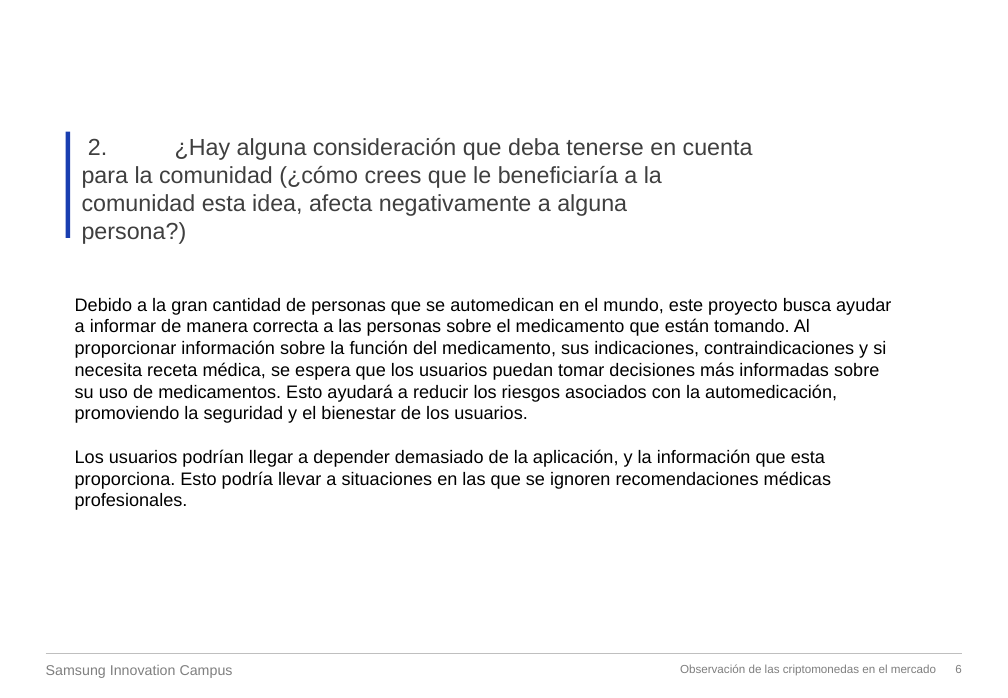
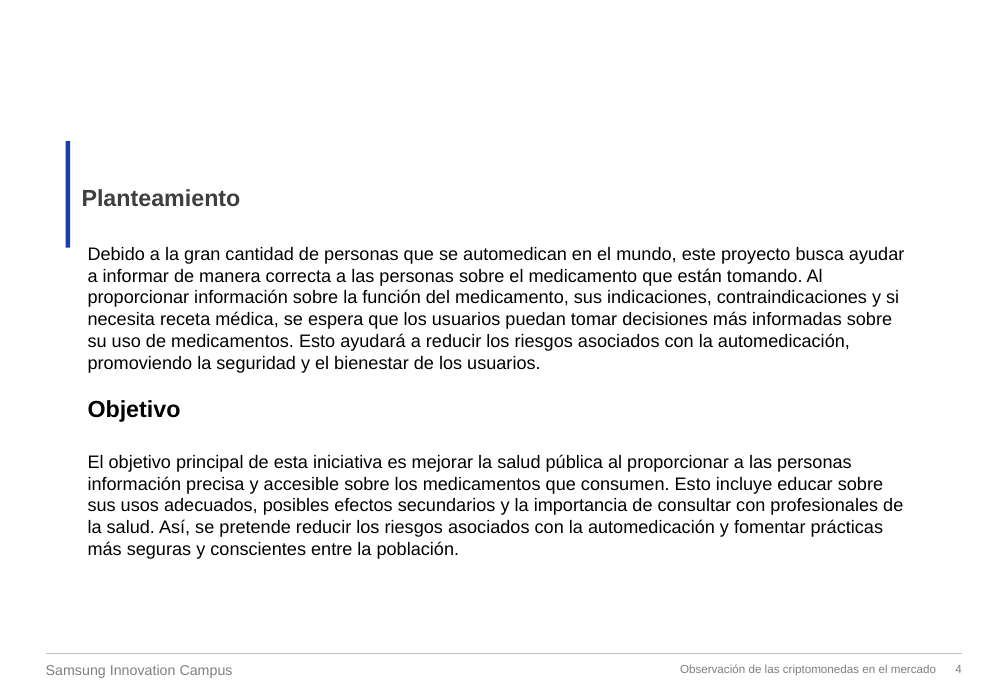
Before and after one commit to Moisinho/Proyecto-IA-Samsung, a slide deck: slide 4 of Reconocimiento de Medicamentos con IA.pptx (slide 6 before the commit). Drawn at 1008x698 pixels with LibreOffice and Linux fonts; fonts in the diff are those of the drawing; background and template pictures are left out. Boxes give left, top, right and bottom in pixels: in the first picture for what was removed or moved away, otherwise in the second. Text is boxed around its words. In the diff, an @@ line names an element or a change of style, - is before the commit and + after.

```diff
--- a/Reconocimiento de Medicamentos con IA.pptx
+++ b/Reconocimiento de Medicamentos con IA.pptx
@@ rectangle: place and size @@
-rectangle at (65,131,70,237)
+rectangle at (65,141,70,248)
@@ text at (82,189,241,206): text changed; bold on @@
-2. ¿Hay alguna consideración que deba tenerse en cuenta para la comunidad (¿cómo crees que le beneficiaría a la comunidad esta idea, afecta negativamente a alguna persona?)
+Planteamiento
@@ text "Debido a la gran cantidad ...": place and size @@
-text "Debido a la gran cantidad ..." at (75,298,891,510)
+text "Debido a la gran cantidad ..." at (88,247,904,559)
@@ text at (88,400,903,559): text changed @@
-Los usuarios podrían llegar a depender demasiado de la aplicación, y la información que esta proporciona. Esto podría llevar a situaciones en las que se ignoren recomendaciones médicas profesionales.
+Objetivo
+El objetivo principal de esta iniciativa es mejorar la salud pública al proporcionar a las personas información precisa y accesible sobre los medicamentos que consumen. Esto incluye educar sobre sus usos adecuados, posibles efectos secundarios y la importancia de consultar con profesionales de la salud. Así, se pretende reducir los riesgos asociados con la automedicación y fomentar prácticas más seguras y conscientes entre la población.
@@ page number at (955,665,961,673): text changed @@
-6
+4
```
Also in this commit, not shown: 5 other slides changed, 3 slides added, 5 slides removed, 5 other files.
